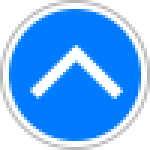
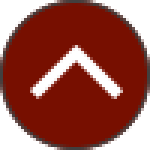
Layers edited between the first and the second 150 x 150 image:
painted on "Border" over [0, 0, 150, 150]
painted on "Background" over [0, 0, 150, 150]
